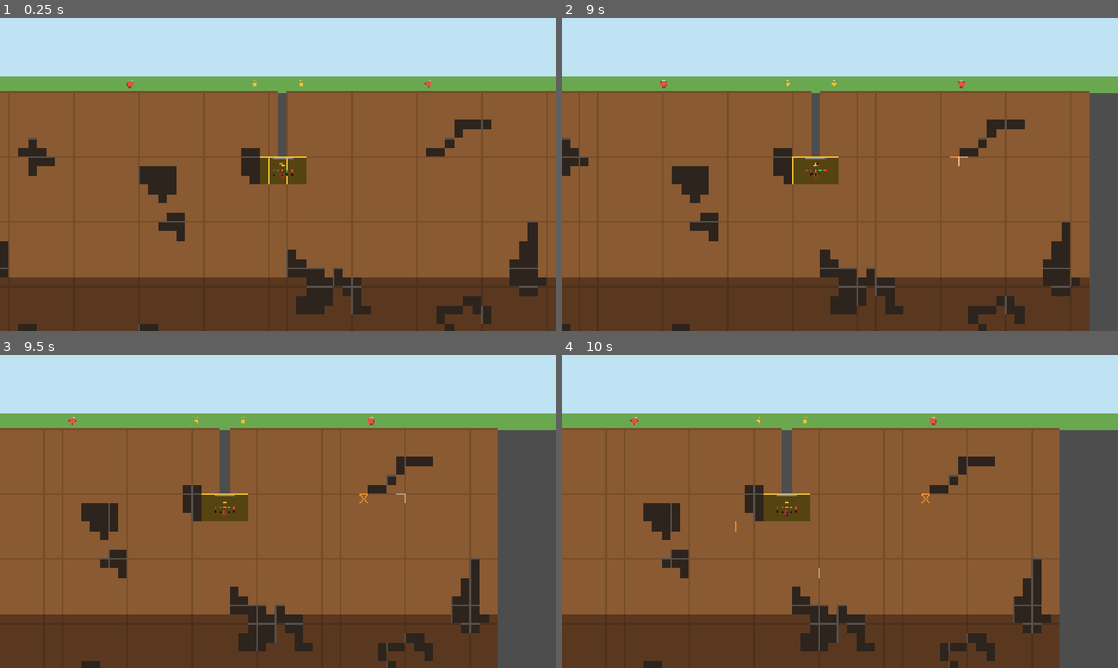
Above: before the commit, frames 1-4 (two rows, left to right).
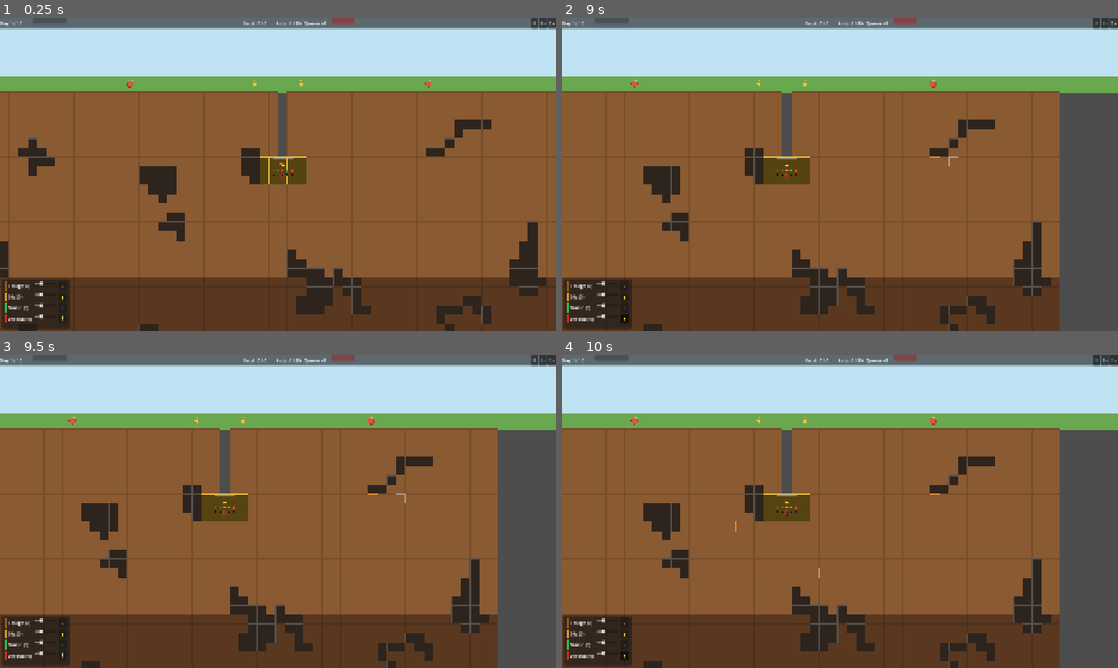
Above: after the commit, the same moments.

Repository: AslanMurzalin/Ant-Colony
Game: Godot game, scene res://scenes/main/main.tscn
Two runs of this game, one before a commit and one after it. Both use one fixed random seed, a clock stepped at 60 frames per second and the inputs below.
Inputs (mouse positions are in pixels of both pictures, inside the frame that each line leads up to):
- Up to frame 1 (0.25 s): no input
- Up to frame 2 (9 s): click (1095, 24) at 0.5 s, where only the run after the commit has a clickable "⏸"; click (1106, 24) at 1.25 s, where only the run after the commit has a clickable "1×"; click (1112, 24) at 2 s, where only the run after the commit has a clickable "2×"; click (623, 287) at 2.75 s, where only the run after the commit has a clickable "🔓"; click (623, 287) at 3.5 s, where only the run after the commit has a clickable "🔒"; click (623, 296) at 4.25 s, where only the run after the commit has a clickable "🔓"; click (623, 296) at 5 s, where only the run after the commit has a clickable "🔒"; click (623, 309) at 5.75 s, where only the run after the commit has a clickable "🔓"; click (623, 309) at 6.5 s, where only the run after the commit has a clickable "🔒"; click (623, 318) at 7.25 s, where only the run after the commit has a clickable "🔓"; click (623, 318) at 8 s, where only the run after the commit has a clickable "🔒"; tap Enter at 8.75 s; move the mouse to (962, 158) at 8.77 s; hold Right (ui_right) from 8.78 s (still down); tap 1 at 8.85 s; click (962, 158) at 8.92 s
- Up to frame 3 (9.5 s): keep holding Right (ui_right); tap Space at 9.02 s
- Up to frame 4 (10 s): release Right (ui_right) at 9.5 s; tap Space at 9.5 s; drag from (728, 527) to (812, 574) at 9.52 s

The runs differ from the first frame. In frame 1, 5.7% of the frame differs, in the area x 0-100%, y 0-100%; in frame 2, 19%; in frame 3, 5.8%; in frame 4, 5.8%.
Error after the commit: Invalid access to property or key 'food_capacity' on a base object of type 'Node (resource_manager.gd)'. (res://scripts/ui/top_bar_hud.gd:85)

Commit message:
fix(ui): wire all UI scenes into main.tscn via CanvasLayer, fix broken tscn ExtResource refs, fix TopBarHUD node paths

Diff:
--- a/scenes/main/main.tscn
+++ b/scenes/main/main.tscn
@@ -8,6 +8,11 @@
 [ext_resource type="Script" path="res://scripts/economy/food_spawner.gd" id="6_spawner"]
 [ext_resource type="Script" path="res://scripts/weather/weather_controller.gd" id="7_weather"]
 [ext_resource type="Script" path="res://scripts/ui/threat_alert_controller.gd" id="8_alert"]
+[ext_resource type="PackedScene" path="res://scenes/ui/top_bar_hud.tscn" id="9_topbar"]
+[ext_resource type="PackedScene" path="res://scenes/ui/task_slider_widget.tscn" id="10_sliders"]
+[ext_resource type="PackedScene" path="res://scenes/ui/day_summary_controller.tscn" id="11_summary"]
+[ext_resource type="PackedScene" path="res://scenes/ui/pause_menu.tscn" id="12_pause"]
+[ext_resource type="PackedScene" path="res://scenes/ui/audio_controller.tscn" id="13_audio"]
 
 [node name="Main" type="Node2D"]
 script = ExtResource("1_main")
@@ -49,7 +54,19 @@
 position = Vector2(960, 540)
 script = ExtResource("2_camera")
 
+[node name="UILayer" type="CanvasLayer" parent="."]
+layer = 10
+
+[node name="TopBarHUD" parent="UILayer" instance=ExtResource("9_topbar")]
+
+[node name="TaskSliderWidget" parent="UILayer" instance=ExtResource("10_sliders")]
+
+[node name="DaySummaryController" parent="UILayer" instance=ExtResource("11_summary")]
+
+[node name="PauseMenu" parent="UILayer" instance=ExtResource("12_pause")]
+
 [node name="ThreatAlertUI" type="CanvasLayer" parent="."]
+layer = 11
 
 [node name="ThreatAlertController" type="Control" parent="ThreatAlertUI"]
 layout_mode = 3
@@ -58,4 +75,7 @@
 anchor_bottom = 1.0
 grow_horizontal = 2
 grow_vertical = 2
+mouse_filter = 2
 script = ExtResource("8_alert")
+
+[node name="AudioController" parent="." instance=ExtResource("13_audio")]
--- a/scenes/ui/audio_controller.tscn
+++ b/scenes/ui/audio_controller.tscn
@@ -1,28 +1,30 @@
-[gd_scene format=3 uid="uid://audio_controller"]
+[gd_scene load_steps=2 format=3 uid="uid://audio_controller"]
+
+[ext_resource type="Script" path="res://scripts/ui/audio_controller.gd" id="1_script"]
 
 [node name="AudioController" type="Node"]
-script = ExtResource("res://scripts/ui/audio_controller.gd")
+script = ExtResource("1_script")
 
 [node name="Ambient" type="AudioStreamPlayer" parent="."]
-bus = "Music"
+bus = &"Music"
 autoplay = false
 
 [node name="SfxDig" type="AudioStreamPlayer" parent="."]
-bus = "SFX"
+bus = &"SFX"
 autoplay = false
 
 [node name="SfxAlert" type="AudioStreamPlayer" parent="."]
-bus = "SFX"
+bus = &"SFX"
 autoplay = false
 
 [node name="SfxRain" type="AudioStreamPlayer" parent="."]
-bus = "SFX"
+bus = &"SFX"
 autoplay = false
 
 [node name="SfxStep" type="AudioStreamPlayer" parent="."]
-bus = "SFX"
+bus = &"SFX"
 autoplay = false
 
 [node name="SfxWin" type="AudioStreamPlayer" parent="."]
-bus = "SFX"
+bus = &"SFX"
 autoplay = false
--- a/scenes/ui/day_summary_controller.tscn
+++ b/scenes/ui/day_summary_controller.tscn
@@ -1,11 +1,14 @@
-[gd_scene format=3 uid="uid://day_summary_controller"]
+[gd_scene load_steps=2 format=3 uid="uid://day_summary_controller"]
+
+[ext_resource type="Script" path="res://scripts/ui/day_summary_controller.gd" id="1_script"]
 
 [node name="DaySummaryController" type="Control"]
 layout_mode = 3
 anchors_preset = 15
 anchor_right = 1.0
 anchor_bottom = 1.0
-script = ExtResource("res://scripts/ui/day_summary_controller.gd")
+mouse_filter = 2
+script = ExtResource("1_script")
 
 [node name="ColorRect" type="ColorRect" parent="."]
 layout_mode = 1
@@ -32,31 +35,40 @@
 theme_override_constants/separation = 12
 
 [node name="TitleLabel" type="Label" parent="Panel/VBox"]
+layout_mode = 2
 text = "Day Complete!"
 theme_override_font_sizes/font_size = 22
 horizontal_alignment = 1
 
 [node name="HSep1" type="HSeparator" parent="Panel/VBox"]
+layout_mode = 2
 
 [node name="StatsBox" type="VBoxContainer" parent="Panel/VBox"]
+layout_mode = 2
 theme_override_constants/separation = 6
 
 [node name="BornLabel" type="Label" parent="Panel/VBox/StatsBox"]
+layout_mode = 2
 text = "Ants born: 0"
 
 [node name="LostLabel" type="Label" parent="Panel/VBox/StatsBox"]
+layout_mode = 2
 text = "Ants lost: 0"
 
 [node name="FoodLabel" type="Label" parent="Panel/VBox/StatsBox"]
+layout_mode = 2
 text = "Food gathered: 0"
 
 [node name="HSep2" type="HSeparator" parent="Panel/VBox"]
+layout_mode = 2
 
 [node name="RatingLabel" type="Label" parent="Panel/VBox"]
+layout_mode = 2
 text = "⭐⭐⭐  Excellent!"
 horizontal_alignment = 1
 theme_override_font_sizes/font_size = 16
 
 [node name="ContinueBtn" type="Button" parent="Panel/VBox"]
+layout_mode = 2
 text = "Day 2 →"
 size_flags_horizontal = 4
--- a/scenes/ui/pause_menu.tscn
+++ b/scenes/ui/pause_menu.tscn
@@ -1,11 +1,14 @@
-[gd_scene format=3 uid="uid://pause_menu"]
+[gd_scene load_steps=2 format=3 uid="uid://pause_menu"]
+
+[ext_resource type="Script" path="res://scripts/ui/pause_menu.gd" id="1_script"]
 
 [node name="PauseMenu" type="Control"]
 layout_mode = 3
 anchors_preset = 15
 anchor_right = 1.0
 anchor_bottom = 1.0
-script = ExtResource("res://scripts/ui/pause_menu.gd")
+mouse_filter = 2
+script = ExtResource("1_script")
 
 [node name="ColorRect" type="ColorRect" parent="."]
 layout_mode = 1
@@ -32,40 +35,51 @@
 theme_override_constants/separation = 14
 
 [node name="TitleLabel" type="Label" parent="Panel/VBox"]
+layout_mode = 2
 text = "⏸  Paused"
 theme_override_font_sizes/font_size = 20
 horizontal_alignment = 1
 
 [node name="HSep" type="HSeparator" parent="Panel/VBox"]
+layout_mode = 2
 
 [node name="SFXRow" type="HBoxContainer" parent="Panel/VBox"]
+layout_mode = 2
 
 [node name="SFXLabel" type="Label" parent="Panel/VBox/SFXRow"]
+layout_mode = 2
 text = "SFX"
 custom_minimum_size = Vector2(60, 0)
 
 [node name="SFXSlider" type="HSlider" parent="Panel/VBox/SFXRow"]
+layout_mode = 2
 min_value = 0.0
 max_value = 100.0
 value = 100.0
 size_flags_horizontal = 3
 
 [node name="MusicRow" type="HBoxContainer" parent="Panel/VBox"]
+layout_mode = 2
 
 [node name="MusicLabel" type="Label" parent="Panel/VBox/MusicRow"]
+layout_mode = 2
 text = "Music"
 custom_minimum_size = Vector2(60, 0)
 
 [node name="MusicSlider" type="HSlider" parent="Panel/VBox/MusicRow"]
+layout_mode = 2
 min_value = 0.0
 max_value = 100.0
 value = 70.0
 size_flags_horizontal = 3
 
 [node name="HSep2" type="HSeparator" parent="Panel/VBox"]
+layout_mode = 2
 
 [node name="ResumeBtn" type="Button" parent="Panel/VBox"]
+layout_mode = 2
 text = "▶  Resume"
 
 [node name="QuitBtn" type="Button" parent="Panel/VBox"]
+layout_mode = 2
 text = "Quit"
--- a/scenes/ui/task_slider_widget.tscn
+++ b/scenes/ui/task_slider_widget.tscn
@@ -1,11 +1,14 @@
-[gd_scene format=3 uid="uid://task_slider_widget"]
+[gd_scene load_steps=2 format=3 uid="uid://task_slider_widget"]
+
+[ext_resource type="Script" path="res://scripts/ui/task_slider_widget.gd" id="1_script"]
 
 [node name="TaskSliderWidget" type="Control"]
 layout_mode = 3
 anchors_preset = 15
 anchor_right = 1.0
 anchor_bottom = 1.0
-script = ExtResource("res://scripts/ui/task_slider_widget.gd")
+mouse_filter = 2
+script = ExtResource("1_script")
 
 [node name="PanelContainer" type="PanelContainer" parent="."]
 layout_mode = 1
--- a/scenes/ui/top_bar_hud.tscn
+++ b/scenes/ui/top_bar_hud.tscn
@@ -1,15 +1,18 @@
-[gd_scene format=3 uid="uid://top_bar_hud"]
+[gd_scene load_steps=2 format=3 uid="uid://top_bar_hud"]
+
+[ext_resource type="Script" path="res://scripts/ui/top_bar_hud.gd" id="1_script"]
 
 [node name="TopBarHUD" type="Control"]
 layout_mode = 3
 anchors_preset = 15
 anchor_right = 1.0
 anchor_bottom = 1.0
-script = ExtResource("res://scripts/ui/top_bar_hud.gd")
+mouse_filter = 2
+script = ExtResource("1_script")
 
 [node name="PanelContainer" type="PanelContainer" parent="."]
 layout_mode = 1
-anchors_preset = 1
+anchors_preset = 10
 anchor_right = 1.0
 offset_bottom = 36.0
 
@@ -19,10 +22,12 @@
 theme_override_constants/separation = 12
 
 [node name="DayLabel" type="Label" parent="PanelContainer/HBoxContainer"]
+layout_mode = 2
 text = "Day 1 / 10"
 custom_minimum_size = Vector2(100, 0)
 
 [node name="DayBar" type="ProgressBar" parent="PanelContainer/HBoxContainer"]
+layout_mode = 2
 custom_minimum_size = Vector2(120, 20)
 min_value = 0.0
 max_value = 100.0
@@ -30,40 +35,50 @@
 show_percentage = false
 
 [node name="Spacer1" type="Control" parent="PanelContainer/HBoxContainer"]
+layout_mode = 2
 size_flags_horizontal = 3
 
 [node name="FoodLabel" type="Label" parent="PanelContainer/HBoxContainer"]
+layout_mode = 2
 text = "Food: 0 / 0"
 custom_minimum_size = Vector2(100, 0)
 
 [node name="AntsLabel" type="Label" parent="PanelContainer/HBoxContainer"]
+layout_mode = 2
 text = "Ants: 0 / 50"
 custom_minimum_size = Vector2(80, 0)
 
 [node name="QueenLabel" type="Label" parent="PanelContainer/HBoxContainer"]
+layout_mode = 2
 text = "Queen HP:"
 
 [node name="QueenHPBar" type="ProgressBar" parent="PanelContainer/HBoxContainer"]
+layout_mode = 2
 custom_minimum_size = Vector2(80, 20)
 min_value = 0.0
 max_value = 100.0
 value = 100.0
 show_percentage = false
-modulate = Color(0.9, 0.2, 0.2)
+modulate = Color(0.9, 0.2, 0.2, 1)
 
 [node name="Spacer2" type="Control" parent="PanelContainer/HBoxContainer"]
+layout_mode = 2
 size_flags_horizontal = 3
 
 [node name="SpeedButtons" type="HBoxContainer" parent="PanelContainer/HBoxContainer"]
+layout_mode = 2
 
 [node name="BtnPause" type="Button" parent="PanelContainer/HBoxContainer/SpeedButtons"]
+layout_mode = 2
 text = "⏸"
 tooltip_text = "Pause (Space)"
 
 [node name="Btn1x" type="Button" parent="PanelContainer/HBoxContainer/SpeedButtons"]
+layout_mode = 2
 text = "1×"
 tooltip_text = "Normal speed"
 
 [node name="Btn2x" type="Button" parent="PanelContainer/HBoxContainer/SpeedButtons"]
+layout_mode = 2
 text = "2×"
 tooltip_text = "Fast speed"
--- a/scripts/ui/top_bar_hud.gd
+++ b/scripts/ui/top_bar_hud.gd
@@ -8,14 +8,14 @@
 const SPEED_1X:    float = 1.0
 const SPEED_2X:    float = 2.0
 
-@onready var _day_label:       Label       = $HBoxContainer/DayLabel
-@onready var _day_bar:         ProgressBar = $HBoxContainer/DayBar
-@onready var _food_label:      Label       = $HBoxContainer/FoodLabel
-@onready var _ants_label:      Label       = $HBoxContainer/AntsLabel
-@onready var _queen_hp_bar:    ProgressBar = $HBoxContainer/QueenHPBar
-@onready var _btn_pause:       Button      = $HBoxContainer/SpeedButtons/BtnPause
-@onready var _btn_1x:          Button      = $HBoxContainer/SpeedButtons/Btn1x
-@onready var _btn_2x:          Button      = $HBoxContainer/SpeedButtons/Btn2x
+@onready var _day_label:       Label       = $PanelContainer/HBoxContainer/DayLabel
+@onready var _day_bar:         ProgressBar = $PanelContainer/HBoxContainer/DayBar
+@onready var _food_label:      Label       = $PanelContainer/HBoxContainer/FoodLabel
+@onready var _ants_label:      Label       = $PanelContainer/HBoxContainer/AntsLabel
+@onready var _queen_hp_bar:    ProgressBar = $PanelContainer/HBoxContainer/QueenHPBar
+@onready var _btn_pause:       Button      = $PanelContainer/HBoxContainer/SpeedButtons/BtnPause
+@onready var _btn_1x:          Button      = $PanelContainer/HBoxContainer/SpeedButtons/Btn1x
+@onready var _btn_2x:          Button      = $PanelContainer/HBoxContainer/SpeedButtons/Btn2x
 
 
 func _ready() -> void:
Not shown: 1 places in scenes/main/main.tscn that only renumber resources
